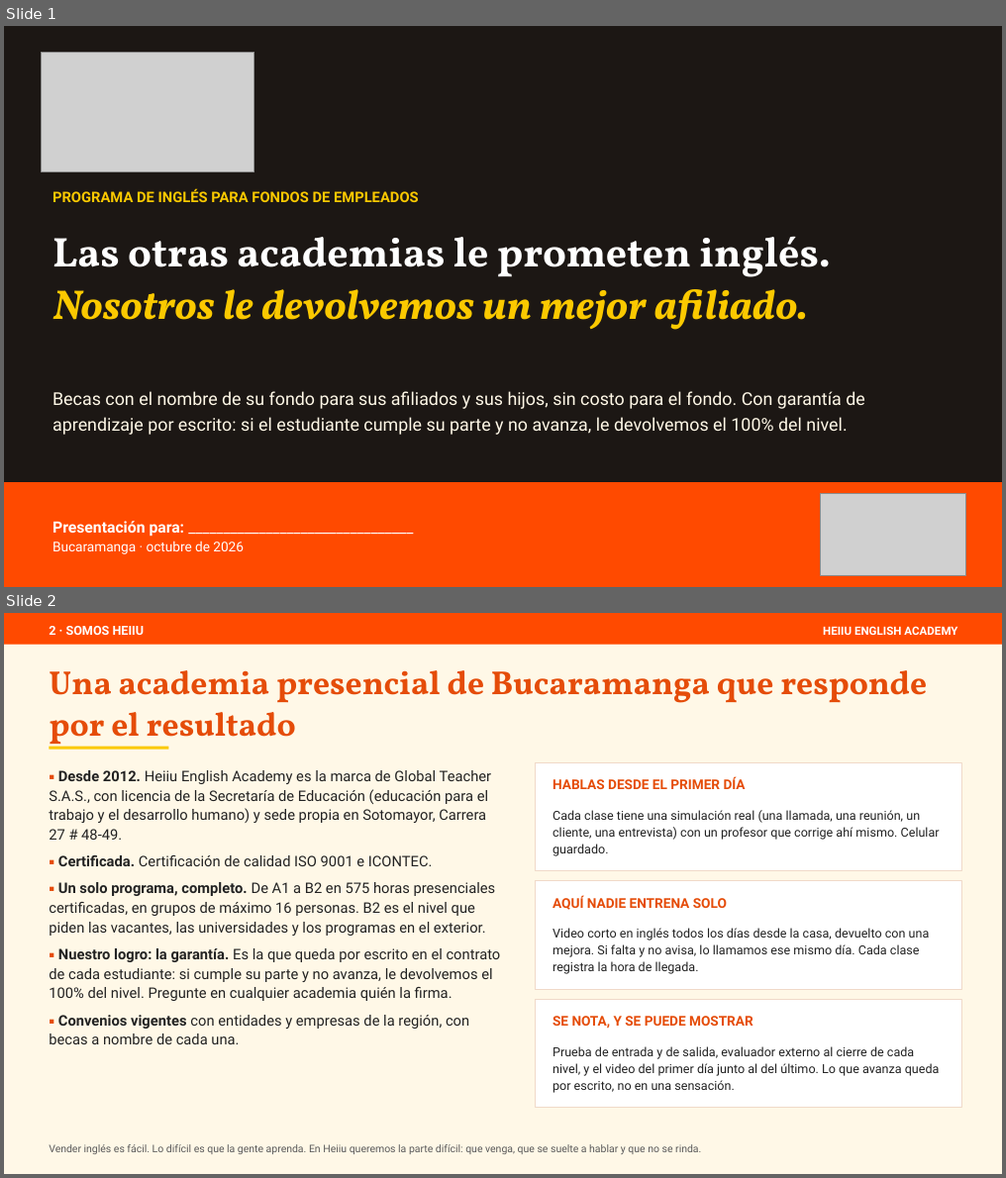
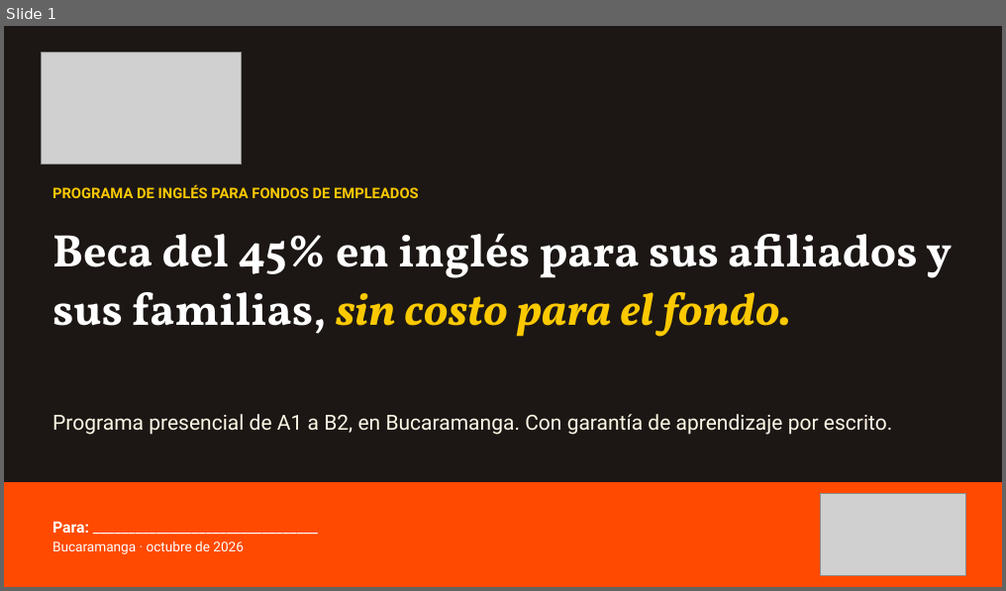
Before and after one commit to gomezrdiana/Plan-academico, a slide deck: recursos/comercial/B2B/PRESENTACION_FONDOS_EMPLEADOS_HEIIU.pptx. Shown one above the other, each under a label of ours: slides 1 and 2 before the commit, slide 1 after it. The pictures are 1006x1178 and 1006x591 pixels, drawn with LibreOffice and Linux fonts; fonts in the diff are those of the drawing; grey boxes stand for pictures. Boxes give left, top, right and bottom in pixels: in the first picture for what was removed or moved away, otherwise in the second. Text is boxed around its words. In the diff, an @@ line names an element or a change of style, - is before the commit and + after.

```diff
--- a/recursos/comercial/B2B/PRESENTACION_FONDOS_EMPLEADOS_HEIIU.pptx
+++ b/recursos/comercial/B2B/PRESENTACION_FONDOS_EMPLEADOS_HEIIU.pptx
@@ slide 2 removed at box(4, 613, 1002, 1174), background #FFFFFF @@
@@ rectangle removed at box(4, 613, 1002, 1174) @@
@@ rectangle removed at box(4, 613, 1002, 645) @@
@@ text removed at box(49, 626, 145, 635) @@
-2 · SOMOS HEIIU
@@ text removed at box(823, 626, 957, 635) @@
-HEIIU ENGLISH ACADEMY
@@ text removed at box(49, 670, 927, 750) @@
-Una academia presencial de Bucaramanga que responde por el resultado
@@ rectangle removed at box(49, 747, 168, 750) @@
@@ text removed at box(49, 770, 501, 1045) @@
-▪ Desde 2012. Heiiu English Academy es la marca de Global Teacher S.A.S., con licencia de la Secretaría de Educación (educación para el trabajo y el desarrollo humano) y sede propia en Sotomayor, Carrera 27 # 48-49.
-▪ Certificada. Certificación de calidad ISO 9001 e ICONTEC.
-▪ Un solo programa, completo. De A1 a B2 en 575 horas presenciales certificadas, en grupos de máximo 16 personas. B2 es el nivel que piden las vacantes, las universidades y los programas en el exterior.
-▪ Nuestro logro: la garantía. Es la que queda por escrito en el contrato de cada estudiante: si cumple su parte y no avanza, le devolvemos el 100% del nivel. Pregunte en cualquier academia quién la firma.
-▪ Convenios vigentes con entidades y empresas de la región, con becas a nombre de cada una.
@@ rectangle removed at box(536, 762, 962, 871) @@
@@ text removed at box(552, 776, 746, 789) @@
-HABLAS DESDE EL PRIMER DÍA
@@ text removed at box(552, 810, 940, 857) @@
-Cada clase tiene una simulación real (una llamada, una reunión, un cliente, una entrevista) con un profesor que corrige ahí mismo. Celular guardado.
@@ rectangle removed at box(536, 881, 962, 989) @@
@@ text removed at box(552, 895, 727, 910) @@
-AQUÍ NADIE ENTRENA SOLO
@@ text removed at box(552, 928, 930, 974) @@
-Video corto en inglés todos los días desde la casa, devuelto con una mejora. Si falta y no avisa, lo llamamos ese mismo día. Cada clase registra la hora de llegada.
@@ rectangle removed at box(536, 999, 962, 1108) @@
@@ text removed at box(552, 1016, 753, 1029) @@
-SE NOTA, Y SE PUEDE MOSTRAR
@@ text removed at box(552, 1047, 940, 1093) @@
-Prueba de entrada y de salida, evaluador externo al cierre de cada nivel, y el video del primer día junto al del último. Lo que avanza queda por escrito, no en una sensación.
@@ text removed at box(49, 1145, 701, 1155) @@
-Vender inglés es fácil. Lo difícil es que la gente aprenda. En Heiiu queremos la parte difícil: que venga, que se suelte a hablar y que no se rinda.
@@ slide 1 changed as well @@
@@ picture: place and size @@
-picture at box(42, 52, 254, 172)
+picture at box(42, 52, 242, 165)
@@ text "PROGRAMA DE INGLÉS PARA FONDOS ...": place and size @@
-text "PROGRAMA DE INGLÉS PARA FONDOS ..." at box(53, 188, 419, 202)
+text "PROGRAMA DE INGLÉS PARA FONDOS ..." at box(53, 184, 419, 198)
@@ text at box(53, 233, 951, 337): text changed; size 40 to 44 pt; text colour #FBC900 to #FFFFFF; italic off @@
-Las otras academias le prometen inglés. Nosotros le devolvemos un mejor afiliado.
+Beca del 45% en inglés para sus afiliados y sus familias, sin costo para el fondo.
@@ text at box(53, 414, 892, 435): text changed; size 17 to 20 pt @@
-Becas con el nombre de su fondo para sus afiliados y sus hijos, sin costo para el fondo. Con garantía de aprendizaje por escrito: si el estudiante cumple su parte y no avanza, le devolvemos el 100% del nivel.
+Programa presencial de A1 a B2, en Bucaramanga. Con garantía de aprendizaje por escrito.
@@ text at box(53, 521, 89, 533): text changed @@
-Presentación para: ________________________________
+Para: ________________________________
```
Also in this commit, not shown: 1 other slide changed, 4 slides added, 4 other slides removed, 6 other files.
